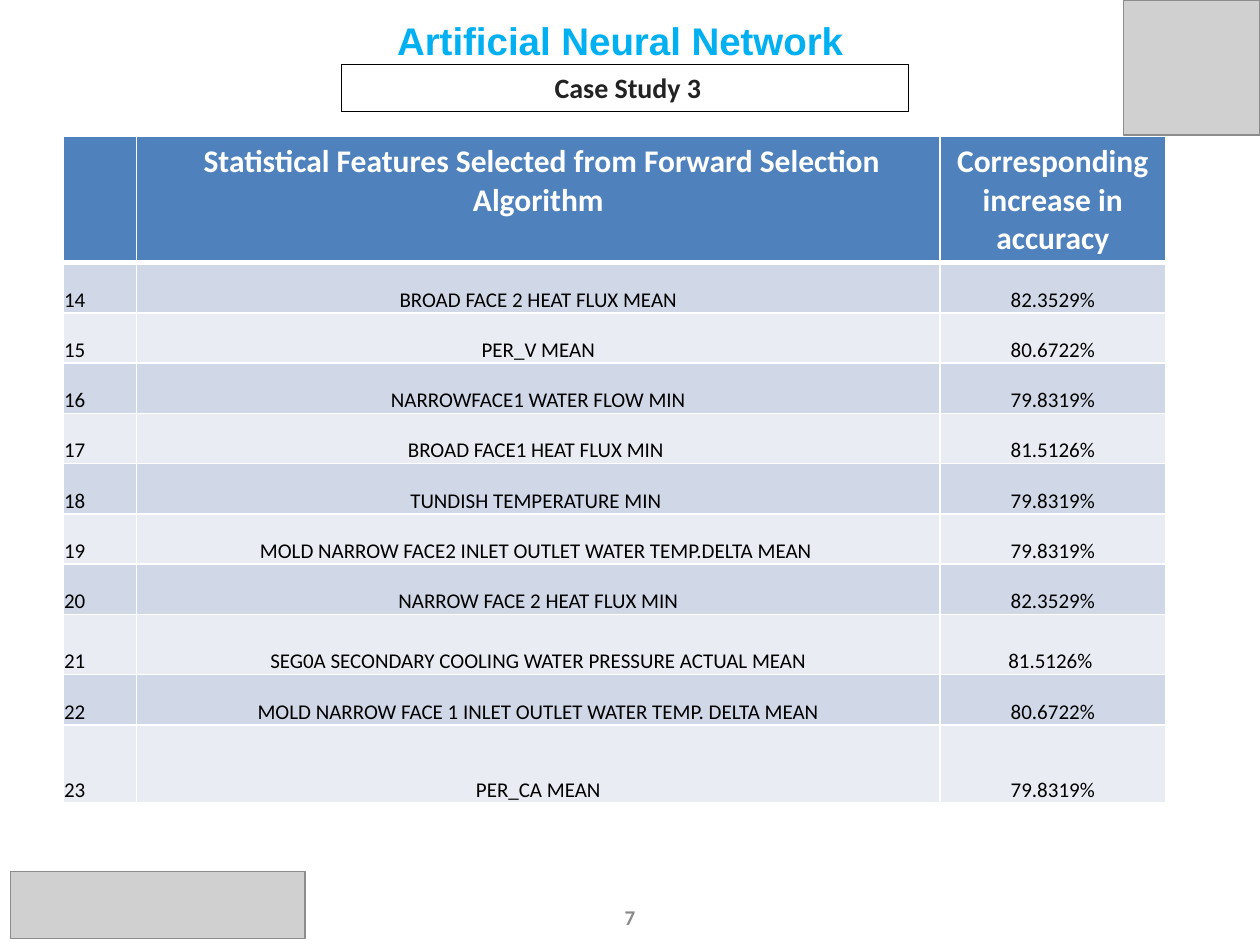
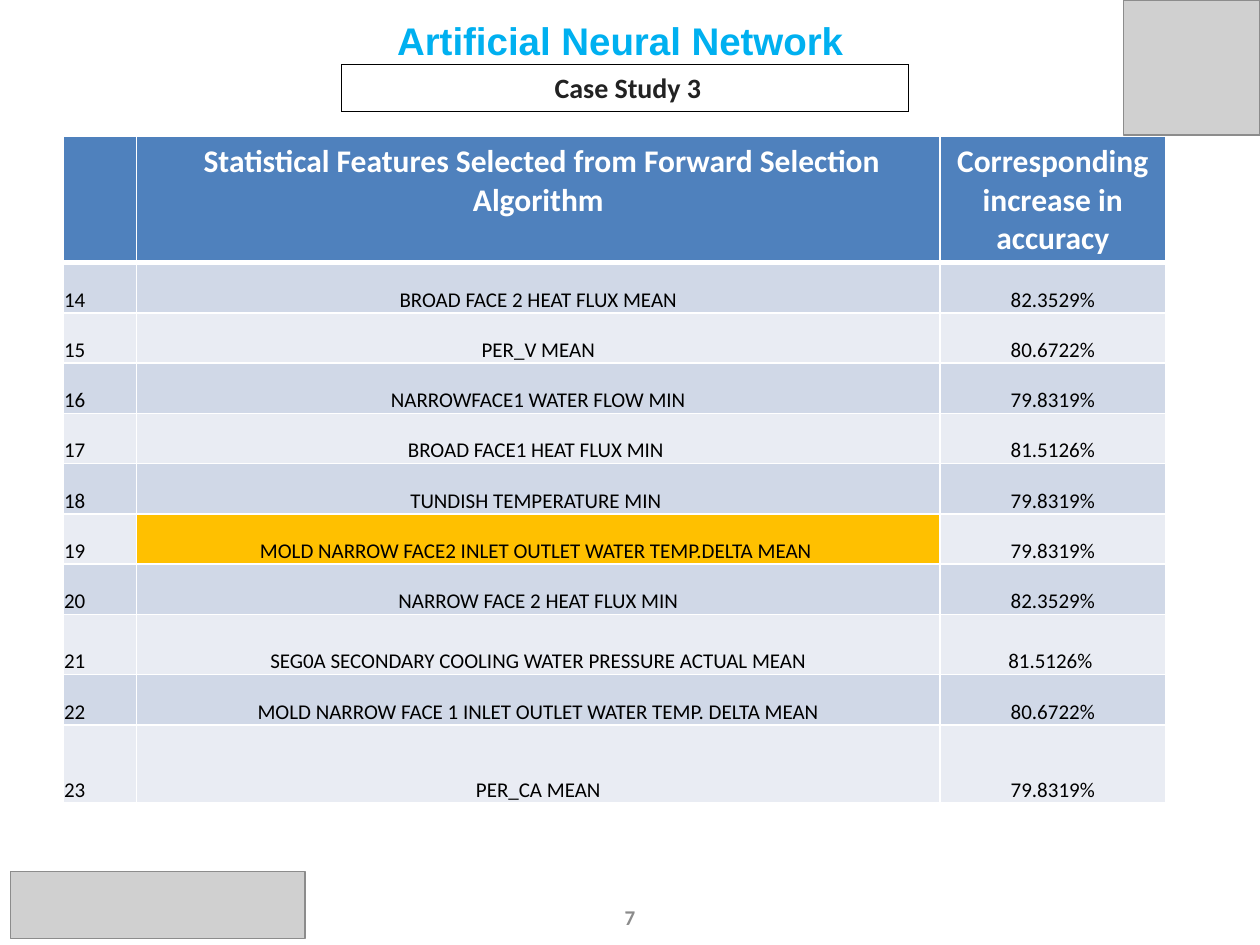
Before and after one commit to Subhigupta/Forward-Feature-Selection-Algorithm-on-AMNS-Data, a slide deck: slide 7 of ANN Update Slides June FFSA Updated.pptx. Drawn at 1260x945 pixels with LibreOffice and Linux fonts; fonts in the diff are those of the drawing; grey boxes stand for pictures. Boxes give left, top, right and bottom in pixels: in the first picture for what was removed or moved away, otherwise in the second. Text is boxed around its words. In the diff, an @@ line names an element or a change of style, - is before the commit and + after.

```diff
--- a/ANN Update Slides June FFSA Updated.pptx
+++ b/ANN Update Slides June FFSA Updated.pptx
@@ table at (x1=63, y1=136, x2=1166, y2=804) @@
@@ fill #E9EDF4 to #FFC000 in row 7, column 2 @@
```
Also in this commit, not shown: 6 other slides changed, 4 slides added, 29 other files.
